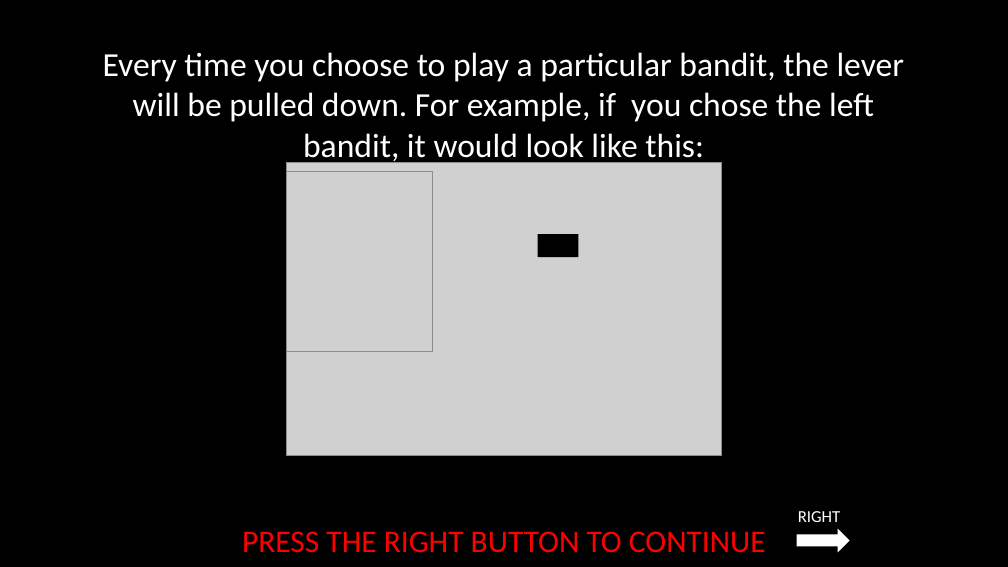
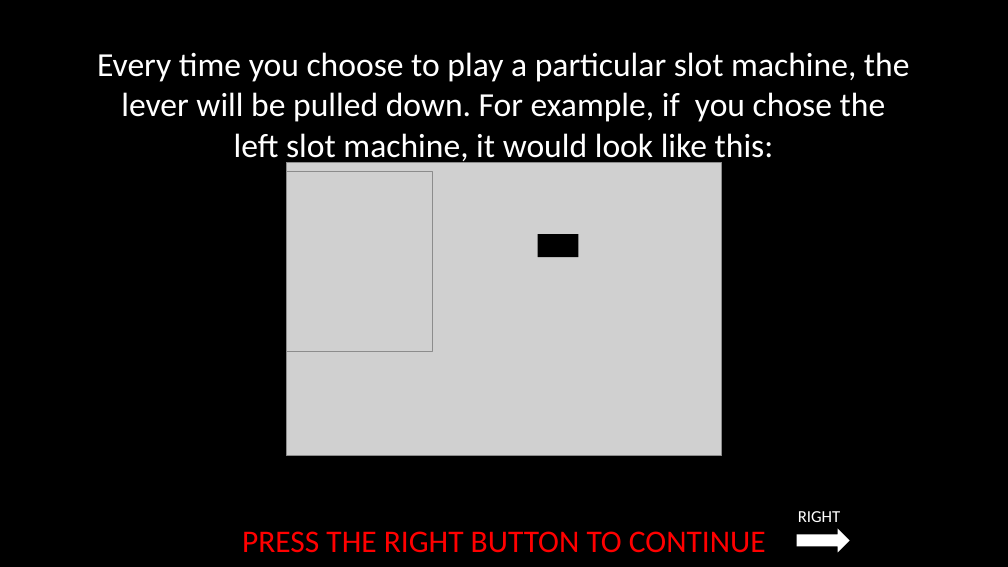
Before and after one commit to laureate-institute-for-brain-research/StimToolOnline, a slide deck: slide 4 of public/js/tasks/horizon/media/horizonInstructions.pptx. Drawn at 1008x567 pixels with LibreOffice and Linux fonts; fonts in the diff are those of the drawing; grey boxes stand for pictures. Boxes give left, top, right and bottom in pixels: in the first picture for what was removed or moved away, otherwise in the second. Text is boxed around its words. In the diff, an @@ line names an element or a change of style, - is before the commit and + after.

```diff
--- a/public/js/tasks/horizon/media/horizonInstructions.pptx
+++ b/public/js/tasks/horizon/media/horizonInstructions.pptx
@@ text at (x1=97, y1=52, x2=910, y2=165): text changed @@
-Every time you choose to play a particular bandit, the lever will be pulled down. For example, if you chose the left bandit, it would look like this:
+Every time you choose to play a particular slot machine, the lever will be pulled down. For example, if you chose the left slot machine, it would look like this:
```
Also in this commit, not shown: 14 other slides changed, 4 other files.
